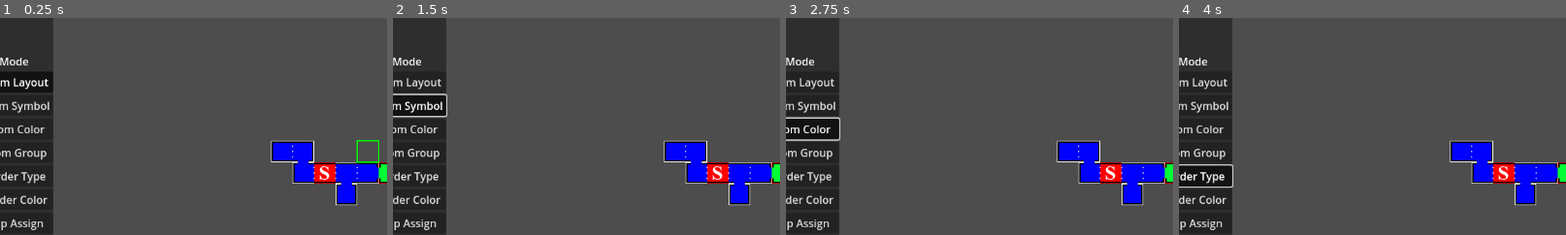
Above: before the commit, frames 1-4 (left to right).
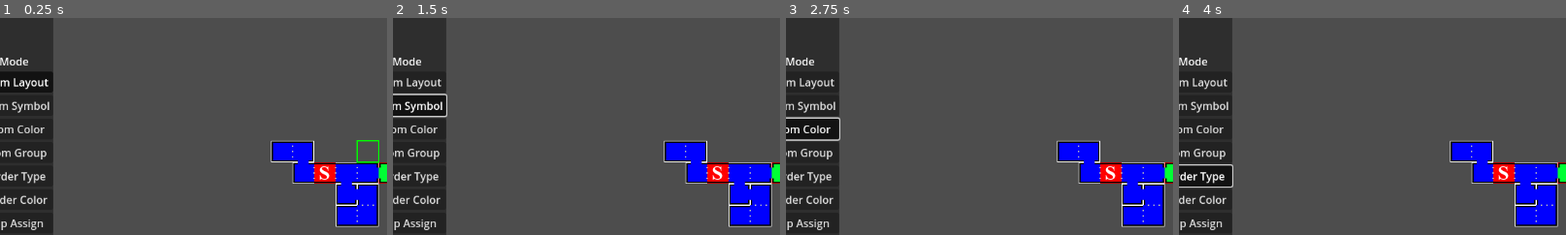
Above: after the commit, the same moments.

Repository: KoBeWi/Metroidvania-System
Game: Godot game, scene res://MetroidvaniaSystem/MapEditor/MapEditor.tscn
The game is run twice, just before and just after one commit, with the same random seed, the same clock (stepped at 60 frames per second) and the same inputs.
Inputs:
- Up to frame 1 (0.25 s): no input
- Up to frame 2 (1.5 s): click "Room Layout" at 0.5 s; click "Room Symbol" at 1.25 s
- Up to frame 3 (2.75 s): click "Room Color" at 2 s
- Up to frame 4 (4 s): click "Room Group" at 2.75 s; click "Border Type" at 3.5 s
The pictures show only the part of the screen within x 3-53%, y 21-71%; the shares and areas given below are measured in that part.

The runs differ from the first frame. In frame 1, 1.7% of the frame differs, in the area x 86-98%, y 76-97%; in frame 2, 1.7%; in frame 3, 1.7%; in frame 4, 1.7%.
Error in both runs: Trying to assign an array of type "Array" to a variable of type "Array[Vector3i]". (res://MetroidvaniaSystem/System/MapData.gd:112)

Commit message:
Implemented inner corners

Diff:
--- a/MetroidvaniaSystem/System/MapTheme.gd
+++ b/MetroidvaniaSystem/System/MapTheme.gd
@@ -11,6 +11,6 @@
 @export var room_wall_texture: Texture2D ## wersja wertykalna/horyzontalna? (dla prostokątnych pomieszczeń
 @export var room_passage_texture: Texture2D
 @export var border_outer_corner_texture: Texture2D
-@export var border_inner_corner_texture: Texture2D ## TODO
+@export var border_inner_corner_texture: Texture2D
 
 @export var player_location_scene: PackedScene
--- a/MetroidvaniaSystem/System/MetroidvaniaSystem.gd
+++ b/MetroidvaniaSystem/System/MetroidvaniaSystem.gd
@@ -214,6 +214,17 @@
 		canvas_item.draw_set_transform(offset * ROOM_SIZE + ROOM_SIZE / 2, PI * 0.5 * i, Vector2.ONE)
 		theme.border_outer_corner_texture.draw(ci, -ROOM_SIZE / 2, corner_color)
 
+	for i in 4:
+		var j: int = (i + 1) % 4
+		var neighbor: Vector2i = Vector2i(coords.x, coords.y) + map_data.FWD[i] + map_data.FWD[j]
+		if borders[i] != -1 or borders[j] != -1 or map_data.get_room_at(Vector3i(neighbor.x, neighbor.y, coords.z)):
+			continue
+
+		var corner_color = room_data.get_border_color(i).lerp(room_data.get_border_color(j), 0.5)
+
+		canvas_item.draw_set_transform(offset * ROOM_SIZE + ROOM_SIZE / 2, PI * 0.5 * i, Vector2.ONE)
+		theme.border_inner_corner_texture.draw(ci, -ROOM_SIZE / 2, corner_color)
+
 	canvas_item.draw_set_transform_matrix(Transform2D())
 
 	if bool(display_flags & DISPLAY_SYMBOLS):
Binary file changed: MetroidvaniaSystem/Themes/Modern/RoomInnerCorner.png
Not shown, changed: SampleProject/Maps/MapData.txt
